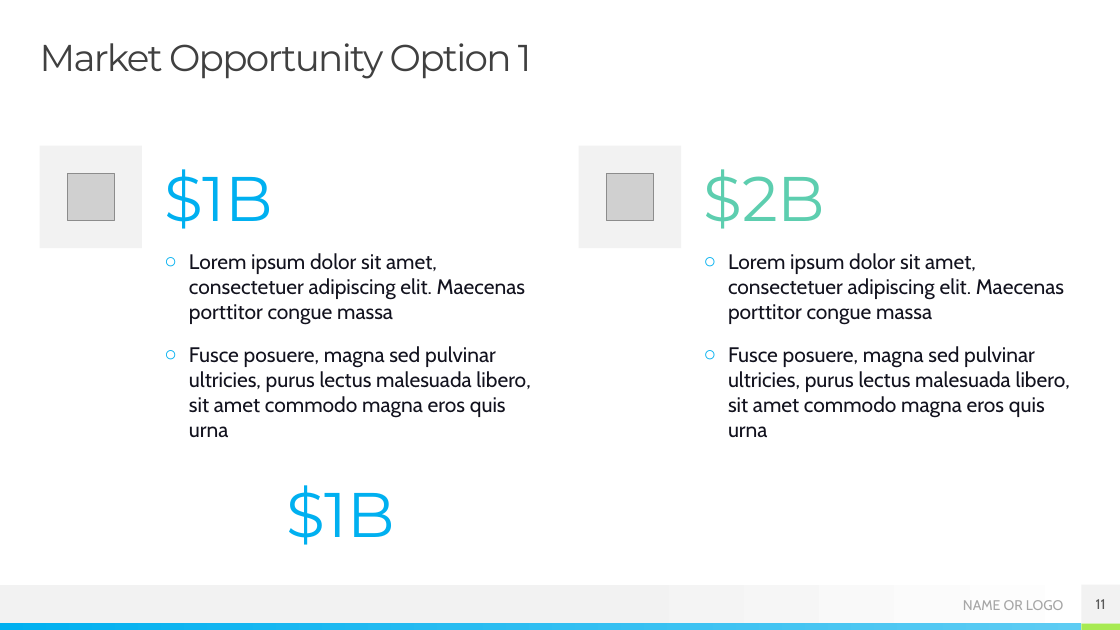
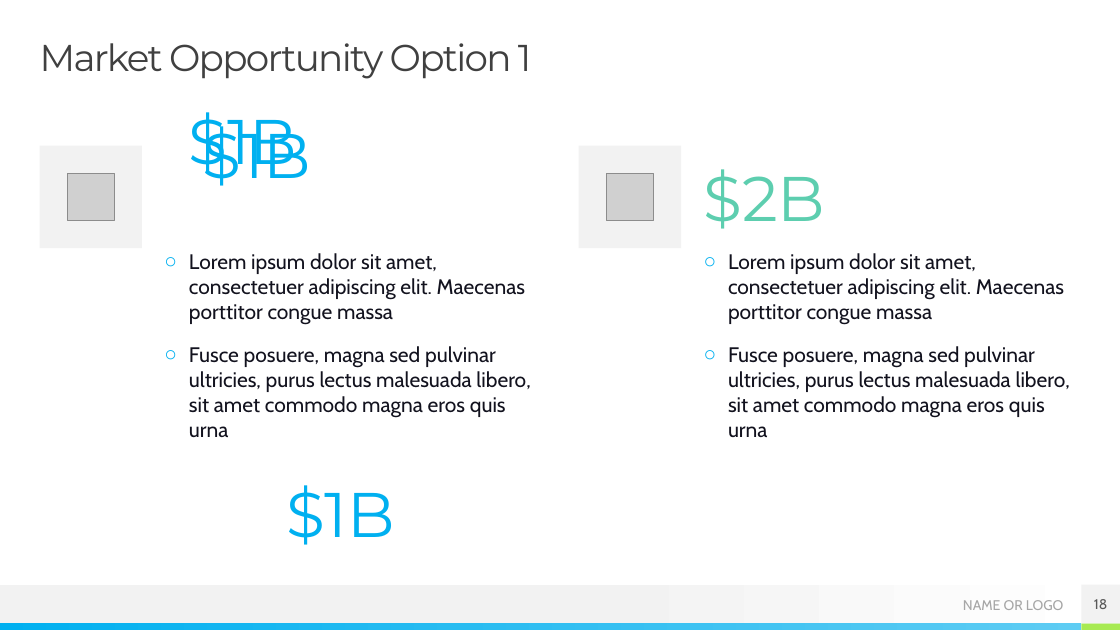
Before and after one commit to accuit/IqHealth, a slide deck: slide 18 of IqHealth/Marketing/HealthIQ-2.pptx (slide 11 before the commit). Drawn at 1120x630 pixels with LibreOffice and Linux fonts; fonts in the diff are those of the drawing; grey boxes stand for pictures. Boxes give left, top, right and bottom in pixels: in the first picture for what was removed or moved away, otherwise in the second. Text is boxed around its words. In the diff, an @@ line names an element or a change of style, - is before the commit and + after.

```diff
--- a/IqHealth/Marketing/HealthIQ-2.pptx
+++ b/IqHealth/Marketing/HealthIQ-2.pptx
@@ text "$1B" rewrapped from <box>165,169,273,229</box> to <box>189,112,297,180</box> @@
@@ text added at <box>203,117,311,186</box>, 54 pt, text #00B0F0 @@
+$1B
@@ page number at <box>1094,599,1107,609</box>: text changed @@
-11
+18
```
Also in this commit, not shown: 1 other slide changed, 7 slides added, 38 other files.
